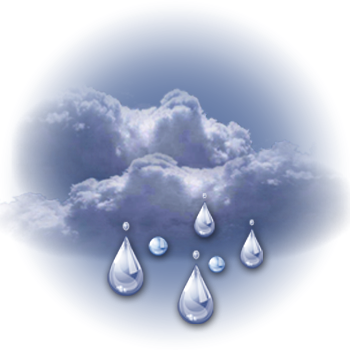
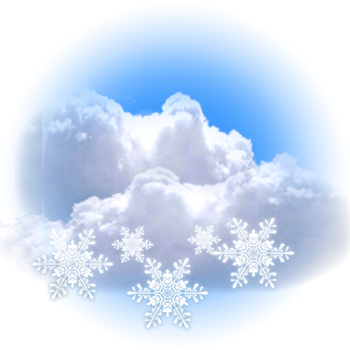
The second w=350, h=350 image is a revision of the first. Changes to its layers:
added layer "Свечение слоя Слой 14 (копия)" (screen) above "Слой 11 (копия)" over [28, 213, 299, 333]
hid "Слой 11 (копия)" over [107, 193, 263, 324]
hid "Слой 9" over [0, 79, 350, 266]
showed "Слой 10" over [0, 82, 350, 299]
hid "Слой 4 (копия)" over [0, 6, 350, 345]
showed "Слой 4" over [0, 6, 350, 345]
